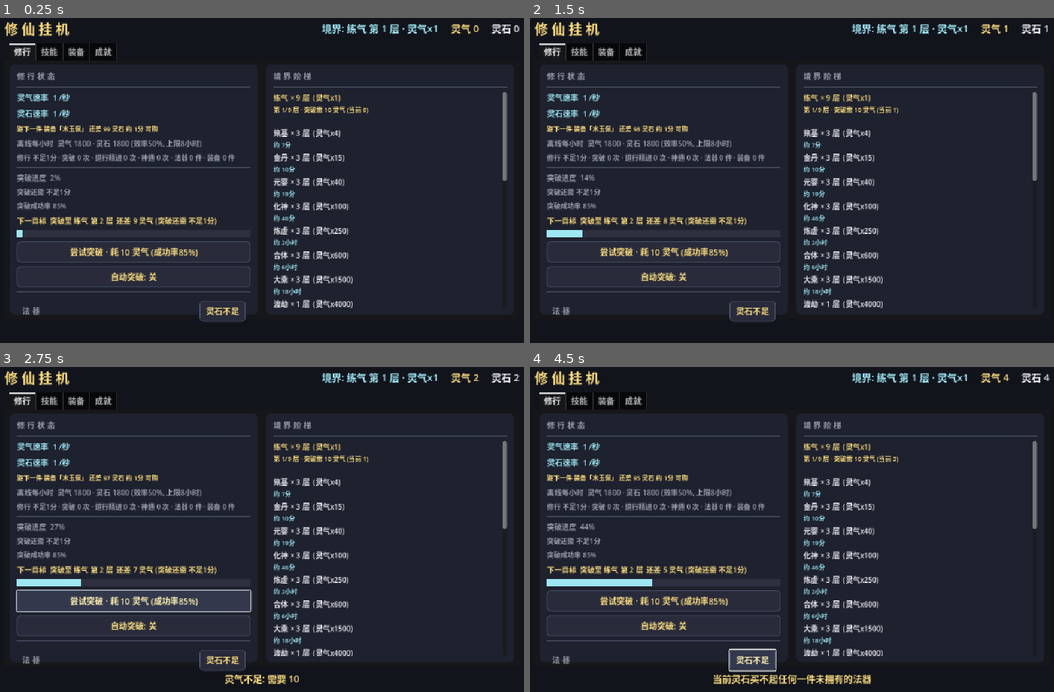
Above: before the commit, frames 1-4 (two rows, left to right).
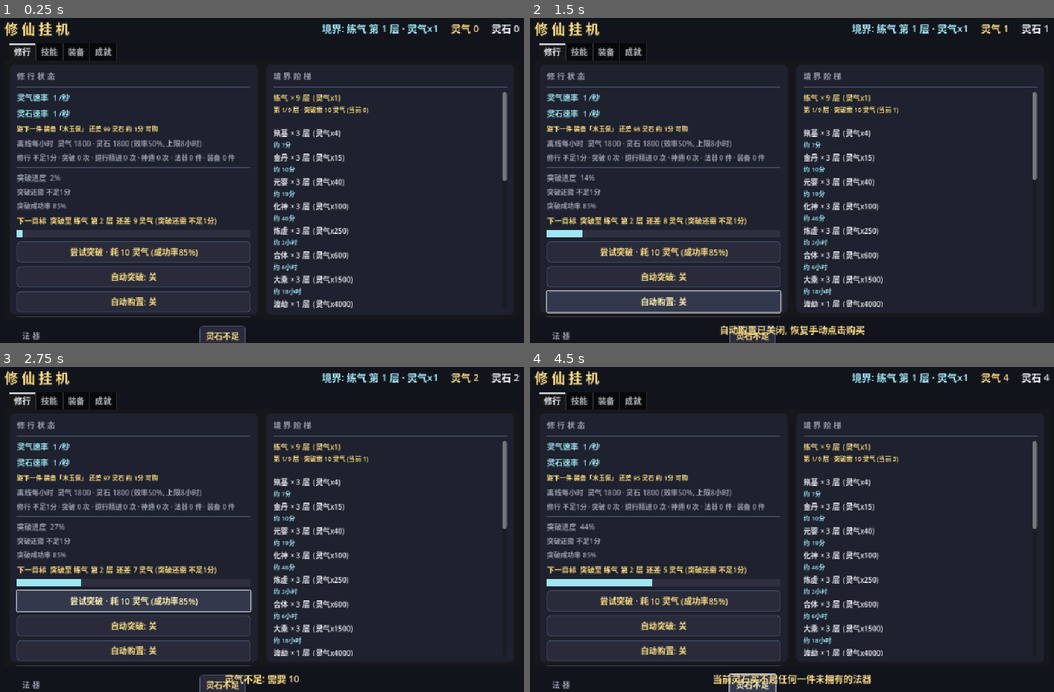
Above: after the commit, the same moments.

Repository: playerss/xiuxian-idle-godot
Game: Godot game, scene res://scenes/main.tscn
Same seed, same stepped clock (60 frames per second), same inputs: the game is played once before the commit and once after it.
Inputs (mouse positions are in pixels of both pictures, inside the frame that each line leads up to):
- Up to frame 1 (0.25 s): no input
- Up to frame 2 (1.5 s): click (661, 300) at 0.5 s, where only the run after the commit has a clickable "自动购置: 关"; click (661, 300) at 1.25 s, where only the run after the commit has a clickable "自动购置: 开"
- Up to frame 3 (2.75 s): click "尝试突破 · 耗 10 灵气 (成功率85%)" at 2 s
- Up to frame 4 (4.5 s): click "自动突破: 关" at 2.75 s; click "自动突破: 开" at 3.5 s; click "灵石不足" at 4.25 s

The runs differ from the first frame. In frame 1, 1.2% of the frame differs, in the area x 3-48%, y 84-100%; in frame 2, 4.1%, in the area x 3-97%, y 49-100%; in frame 3, 1.2%; in frame 4, 1.3%.

Commit message:
feat(打磨-68): 自动购置 — 挂机时灵石攒够仍要手动逐个点法器/装备购买, 与打磨-67自动突破口径不齐; 修行页自动突破下加"自动购置:关"开关按钮 (toggle_mode): 开启后 GameData._process 每帧自动购入未拥有法器/装备+自动最佳换装 (复用一键购置buy_items_affordable/一键购买buy_affordable/一键最佳equip_best 同口径: 价格升序连买买得起的, 槽位空自动穿戴, 各部位换上主属性最优拥有件); 性能门 最便宜未拥有件(跨法器+装备, stone_next_target口径)买不起时跳过购买连买(避免每帧140件排序), 仍执行一键最佳; 每帧至多一轮, 灵石花到买不起为止(购买后最便宜件恒买不起, 无热循环), 全拥有+已最佳 0变更幂等; 反馈 变更事件(_auto_buy_seq+1)驱动底部消息提示件数/花费/换装(无屏幕浮动防挂机刷屏), 复用item_buy/equip_buy统计埋点; 开关存档持久化(auto_buy字段, 旧档缺默认关), 离线期间不触发. GameData.auto_buy状态+_try_auto_buy自门控+auto_buy_last_text()只读接口(有新购"自动购置 法器N件+装备M件, 花费X灵石"/仅换装"自动最佳换装N件"/seq<=0空串), main.gd _on_auto_buy切换+底部消息确认, _refresh状态变化才刷按钮态+_auto_buy_msg_seq变更事件去重驱动底部消息; selftest +24项=813项(默认关/关不购买/开+灵石够价格升序连买法器+装备贪心恒等/槽位空自动穿戴/埋点/灵石扣减/幂等0变更/仅换装槽位换最佳/文案换装口径/_process集成开关关+开触发/存档往返/旧档缺字段默认关; 冻结_process防挂机累积), ui_test +20项=1449项(按钮存在/toggle/tooltip/初始关态/点击开按钮态+底部消息/再点关/_refresh同步/灵石不足不购买/灵石够触发变更事件+_refresh出底部消息/幂等0变更不再刷/开关切换无资源事件统计副作用); stress 613+主场景冒烟0报错回归全过; PROJECT_PLAN勾选打磨-68, README补813/1449项+自动购置玩法说明, 4张Steam商店截图Xvfb重跑更新当前版UI(01修行页新增自动购置开关按钮)

Diff:
--- a/scripts/game_data.gd
+++ b/scripts/game_data.gd
@@ -91,6 +91,12 @@
 var last_break_result := 0  # 上次突破: 0=未触发 1=成功 2=失败 3=飞升
 var break_seq := 0          # 突破事件序号 (每次成功/失败/飞升 +1, UI 据此触发闪烁)
 var auto_break := false     # 打磨-67: 自动突破 (开=资源攒够自动尝试 突破/道行精进, 存档持久化)
+var auto_buy := false       # 打磨-68: 自动购置 (开=灵石攒够自动购买 法器/装备 + 自动最佳穿戴, 存档持久化)
+var _auto_buy_seq := 0      # 打磨-68: 自动购置 变更事件计数 (每轮 实际变更 +1, 不持久化, UI 据此刷底部消息)
+var _auto_buy_last_items := 0   # 打磨-68: 上轮 新购 法器 件数 (内存态, 供 auto_buy_last_text)
+var _auto_buy_last_equip := 0   # 打磨-68: 上轮 新购 装备 件数 (内存态, 供 auto_buy_last_text)
+var _auto_buy_last_cost := 0.0  # 打磨-68: 上轮 花费 灵石 (内存态, 供 auto_buy_last_text)
+var _auto_buy_last_swap := 0    # 打磨-68: 上轮 最佳换装 槽位数 (内存态, 供 auto_buy_last_text)
 var stats: Dictionary = {}  # 打磨-14: 修行统计 (累计时长/突破/道行/神通/法器/装备, 读档时 _load_stats 兜底)
 
 var _active_cd := {}        # 技能 id -> 剩余冷却秒
@@ -114,6 +120,9 @@
 	# 打磨-67: 自动突破 (开启时 资源攒够 自动尝试; _try_auto_break 自门控于 auto_break,
 	# 每帧至多一次, 突破后资源已低于 下一档 阈值, 无热循环)
 	_try_auto_break()
+	# 打磨-68: 自动购置 (开启时 灵石攒够 自动购入 法器/装备 并 最佳换装; _try_auto_buy 自门控于
+	# auto_buy, 灵石攒够才触发, 每帧至多一轮; 无浮动/闪烁 反馈 防 挂机刷屏)
+	_try_auto_buy()
 	_stat_inc("play_sec", delta)  # 打磨-14: 累计在线时长
 	_tick_active_cd(delta)  # 神通冷却
 	# 成就检测 (节流 1 秒, 幂等; 灵石达标记类成就在挂机中也能触发)
@@ -945,6 +954,56 @@
 		if essence >= breakthrough_cost():
 			try_breakthrough(roll)
 
+# 打磨-68: 自动购置 (挂机时 灵石 攒够 自动 购入 未拥有 法器/装备 + 自动 最佳换装,
+# 与 一键购置/一键购买/一键最佳 同口径; GameData._process 每帧驱动, 自门控于 auto_buy,
+# 关闭时直接返回 故可直接调用测试; 每帧 至多一轮: 先 法器 一键口径 (价格升序连买买得起的),
+# 再 装备 一键口径 (价格升序连买买得起的, 槽位空自动穿戴), 最后 一键最佳 (各部位换上
+# 拥有件中的 主属性最优, 补 首穿非最优 缺口); 本轮 有任何 变更 则 _auto_buy_seq+1
+# (UI 可 据 变化刷 底部提示, 无屏幕浮动 防 挂机刷屏); 灵石 花到 买不起 为止,
+# 购买后 最便宜未拥有件 恒 买不起, 无热循环; 全拥有+已最佳 时 0 变更 幂等)
+func _try_auto_buy() -> void:
+	if not auto_buy:
+		return
+	var items_before: int = owned.size()
+	var equip_before: int = owned_eq.size()
+	var stones_before: float = stones
+	var eq_slots_before: Dictionary = equipped.duplicate(true)
+	# 性能门: 最便宜 未拥有 件 (跨 法器+装备) 买不起时 跳过 购买 连买 (避免 每帧 140 件排序),
+	# 但仍 执行 一键最佳 (换装 无 灵石 门槛)
+	var target68: Dictionary = stone_next_target()
+	var can_buy68: bool = not target68.is_empty() and float(target68.get("shortfall", INF)) <= 0.0
+	if can_buy68:
+		buy_items_affordable()
+		buy_affordable()
+	var r_best: Dictionary = equip_best()
+	var n_items: int = owned.size() - items_before
+	var n_equip: int = owned_eq.size() - equip_before
+	var n_swap: int = int(r_best.get("count", 0))
+	var changed: bool = (n_items > 0 or n_equip > 0 or equipped != eq_slots_before)
+	if not changed:
+		return
+	_auto_buy_seq += 1
+	_auto_buy_last_items = n_items
+	_auto_buy_last_equip = n_equip
+	_auto_buy_last_cost = stones_before - stones
+	_auto_buy_last_swap = n_swap
+
+# 打磨-68: 自动购置 上一轮 变更 文案 (只读; seq<=0 [从未触发/读档重置] 返回 "")
+# 口径: 有新购 "自动购置 法器 N 件 + 装备 M 件, 花费 X 灵石"; 仅换装 "自动最佳换装 N 件"
+func auto_buy_last_text() -> String:
+	if _auto_buy_seq <= 0:
+		return ""
+	var parts: Array = []
+	if _auto_buy_last_items > 0:
+		parts.append("法器 %d 件" % _auto_buy_last_items)
+	if _auto_buy_last_equip > 0:
+		parts.append("装备 %d 件" % _auto_buy_last_equip)
+	if not parts.is_empty():
+		return "自动购置 %s, 花费 %s 灵石" % [" + ".join(parts), fmt(_auto_buy_last_cost)]
+	if _auto_buy_last_swap > 0:
+		return "自动最佳换装 %d 件" % _auto_buy_last_swap
+	return ""
+
 # roll: 传入 [0,1) 可确定性注入 (自测用), 默认 randf()
 func try_breakthrough(roll: float = -1.0) -> String:
 	last_break_result = 0
@@ -1233,6 +1292,7 @@
 		"dao_level": dao_level,
 		"stats": stats,
 		"auto_break": auto_break,  # 打磨-67: 自动突破开关 (旧档缺字段默认关)
+		"auto_buy": auto_buy,      # 打磨-68: 自动购置开关 (旧档缺字段默认关)
 		"ts": int(Time.get_unix_time_from_system()),
 	}
 	var f := FileAccess.open(SAVE_PATH, FileAccess.WRITE)
@@ -1261,6 +1321,7 @@
 	ach_done = _str_array(parsed.get("ach_done", []))
 	_load_stats(parsed.get("stats", {}))  # 打磨-14: 修行统计 (旧档缺字段默认 0)
 	auto_break = bool(parsed.get("auto_break", false))  # 打磨-67: 自动突破开关 (旧档缺字段默认关)
+	auto_buy = bool(parsed.get("auto_buy", false))      # 打磨-68: 自动购置开关 (旧档缺字段默认关)
 	equipped = {}
 	var eq: Dictionary = parsed.get("equipped", {})
 	if typeof(eq) == TYPE_DICTIONARY:
--- a/scripts/main.gd
+++ b/scripts/main.gd
@@ -38,6 +38,9 @@
 var _break_btn: Button
 var _auto_break_btn: Button     # 打磨-67: 自动突破开关 (toggle, 存档持久化)
 var _auto_break_on := false     # 打磨-67: 上帧开关状态缓存 (变化才刷按钮态)
+var _auto_buy_btn: Button       # 打磨-68: 自动购置开关 (toggle, 存档持久化)
+var _auto_buy_on := false       # 打磨-68: 上帧开关状态缓存 (变化才刷按钮态)
+var _auto_buy_msg_seq := 0      # 打磨-68: 已提示过的 自动购置 变更事件序号 (避免重复提示; 启动=0 与 GameData 同态)
 var _shop_box: VBoxContainer
 var _shop_rows: Dictionary = {}
 var _items_buy_btn: Button          # 打磨-29: 法器 一键购买 (修行页法器区)
@@ -344,6 +347,12 @@
 	_auto_break_btn.pressed.connect(_on_auto_break)
 	_auto_break_btn.tooltip_text = "资源攒够 突破/道行精进 消耗时 自动尝试, 无需手动点按钮 (挂机时生效; 离线期间不触发, 离线只结算收益, 重新进入游戏后生效)。\n成功弹绿色浮动 / 飞升弹金色浮动 / 失败弹红色浮动 (与手动按钮同口径, 浮动文案追加 自动 标注), 每帧至多尝试一次, 失败不重烧 (资源攒够才再试)。\n开关 存档 持久化, 默认 关 (手动玩家不受影响); 道祖封顶 恒不触发。"
 	left.add_child(_auto_break_btn)
+	# 打磨-68: 自动购置开关 (灵石攒够 自动购买 法器/装备 + 自动最佳换装; 状态变化才刷按钮态)
+	_auto_buy_btn = _make_button("自动购置: 关")
+	_auto_buy_btn.toggle_mode = true
+	_auto_buy_btn.pressed.connect(_on_auto_buy)
+	_auto_buy_btn.tooltip_text = "灵石攒够 自动购买 未拥有 法器/装备 (与 一键购置/一键购买 同口径: 价格升序连买 买得起 的, 槽位空时自动穿戴), 并自动 换上 各部位 最佳 拥有件 (一键最佳 口径)。\n每帧至多一轮, 灵石花到买不起为止 (购买后最便宜件恒买不起, 无热循环); 购入时底部消息提示 件数与花费 (无屏幕浮动, 避免挂机刷屏)。\n开关 存档 持久化, 默认 关 (手动玩家不受影响); 离线期间不触发 (离线只结算收益, 重新进入游戏后生效)。"
+	left.add_child(_auto_buy_btn)
 	left.add_child(_sep())
 	# 法器标题 + 打磨-29: 一键购买 (价格升序连买买得起的法器)
 	# 打磨-44: 法器区 包进透明 Panel, 收集进度"法器"点击直达时金边高亮 1.2s
@@ -1181,6 +1190,17 @@
 		_auto_break_on = g.auto_break
 		_auto_break_btn.set_pressed_no_signal(g.auto_break)
 		_auto_break_btn.text = ("自动突破: 开" if g.auto_break else "自动突破: 关")
+	# 打磨-68: 自动购置开关 按钮态 (开关状态 变化才刷; 读档恢复/外部改 同步)
+	if g.auto_buy != _auto_buy_on:
+		_auto_buy_on = g.auto_buy
+		_auto_buy_btn.set_pressed_no_signal(g.auto_buy)
+		_auto_buy_btn.text = ("自动购置: 开" if g.auto_buy else "自动购置: 关")
+	# 打磨-68: 自动购置 变更事件 → 底部消息 (变更事件序号 变化 且 有文案 才提示一次, 无屏幕浮动)
+	if g._auto_buy_seq != _auto_buy_msg_seq:
+		_auto_buy_msg_seq = g._auto_buy_seq
+		var ab_t: String = g.auto_buy_last_text()
+		if ab_t != "":
+			_show_msg(ab_t)
 	# 打磨-32: 突破按钮"可突破"金边高亮 (资源攒够时引导点击, 状态变化才刷样式; 闪烁动画期间不干预)
 	var ready_now: bool = g.breakthrough_ready()
 	if ready_now != _break_ready:
@@ -1890,6 +1910,16 @@
 	_show_msg("自动突破已开启, 资源攒够将自动突破 (可存档, 离线期间不触发)" if GameData.auto_break else "自动突破已关闭, 恢复手动点击突破")
 
 
+# 打磨-68: 自动购置开关 — 点击切 开/关 (存档持久化, 由 GameData._process 驱动 自动 购入 法器/装备);
+# 底部消息确认口径 (开关动作 本身 无 购买/统计 副作用, 实际 购入 由 _try_auto_buy 走 真实 埋点 路径)
+func _on_auto_buy() -> void:
+	GameData.auto_buy = not GameData.auto_buy
+	_auto_buy_on = GameData.auto_buy
+	_auto_buy_btn.set_pressed_no_signal(GameData.auto_buy)
+	_auto_buy_btn.text = ("自动购置: 开" if GameData.auto_buy else "自动购置: 关")
+	_show_msg("自动购置已开启, 灵石攒够将自动购买法器/装备 (可存档, 离线期间不触发)" if GameData.auto_buy else "自动购置已关闭, 恢复手动点击购买")
+
+
 func _on_buy(item_id: String) -> void:
 	_show_msg(GameData.try_buy_item(item_id))
 
--- a/scripts/selftest.gd
+++ b/scripts/selftest.gd
@@ -2577,6 +2577,130 @@
 	g.auto_break = true
 	g.load_game()
 	check(g.auto_break == false, "打磨-67 旧档缺 auto_break 默认 false")
+	# ---------- 打磨-68: 自动购置 (_try_auto_buy, 自门控于 auto_buy, 灵石攒够 自动 购入 法器/装备 + 最佳换装) ----------
+	# 受控态: 清空 拥有/穿戴/已学 (基准: 无 功法/装备 加成), 冻结 _process 已生效
+	g.learned.clear()
+	g.owned.clear()
+	g.owned_eq.clear()
+	g.equipped.clear()
+	g.stones = 0.0
+	check(g.auto_buy == false, "打磨-68 默认 auto_buy=false")
+	# 开关关: _try_auto_buy 自门控 直接返回 (灵石攒够 也不购买)
+	g.auto_buy = false
+	var seq68: int = g._auto_buy_seq
+	var stats68: Dictionary = g.stats.duplicate(true)
+	g.stones = 1000.0
+	g._try_auto_buy()
+	check(g.stones == 1000.0 and g.owned.is_empty() and g.owned_eq.is_empty(),
+		"打磨-68 关 不购买 (stones=%s)" % g.fmt(g.stones))
+	check(g._auto_buy_seq == seq68 and g.stats == stats68, "打磨-68 关 不增 事件/统计")
+	# 开关开 + 灵石够: 价格升序连买 法器+装备 (槽位空自动穿戴) + 最佳换装
+	# 期望 按 贪心 口径 动态计算 (与 buy_items_affordable/buy_affordable 的 价格升序 口径 恒等):
+	# 先 法器 ITEMS 价格升序 贪心, 剩余预算 装备 equip_ids 价格升序 贪心
+	var S68: float = 1365.0
+	var exp_items := 0
+	var budget68: float = S68
+	var items68: Array = g.ITEMS.duplicate()
+	items68.sort_custom(func(a, b): return float(a["cost"]) < float(b["cost"]))
+	for it in items68:
+		if budget68 >= float(it["cost"]):
+			budget68 -= float(it["cost"])
+			exp_items += 1
+	var exp_equip := 0
+	var eids68: Array = g.equip_ids.duplicate()
+	eids68.sort_custom(func(a, b):
+		var ca: float = float(g.equip_by_id[a].get("cost", INF))
+		var cb: float = float(g.equip_by_id[b].get("cost", INF))
+		if ca != cb:
+			return ca < cb
+		return str(a) < str(b))
+	for eid68 in eids68:
+		var ce68: float = float(g.equip_by_id[eid68].get("cost", INF))
+		if budget68 >= ce68:
+			budget68 -= ce68
+			exp_equip += 1
+	g.auto_buy = true
+	g.stones = S68
+	g._try_auto_buy()
+	check(g.owned.size() == exp_items, "打磨-68 开+灵石1365 购入法器 %d 件 (实际 %d)" % [exp_items, g.owned.size()])
+	check(g.owned_eq.size() == exp_equip, "打磨-68 开+灵石1365 购入装备 %d 件 (实际 %d)" % [exp_equip, g.owned_eq.size()])
+	check(g.stones >= 0.0 and (S68 - g.stones) > 0.0, "打磨-68 灵石 有 扣减 (剩余 %s)" % g.fmt(g.stones))
+	check(g._auto_buy_seq == seq68 + 1, "打磨-68 一轮变更 _auto_buy_seq+1")
+	check(float(g.stats.get("item_buy", 0.0)) == float(stats68.get("item_buy", 0.0)) + float(exp_items), "打磨-68 item_buy+%d 埋点" % exp_items)
+	check(float(g.stats.get("equip_buy", 0.0)) == float(stats68.get("equip_buy", 0.0)) + float(exp_equip), "打磨-68 equip_buy+%d 埋点" % exp_equip)
+	# 槽位 自动 穿戴: 已购 装备 覆盖的 部位 全部 穿满
+	var slot_cov68: Dictionary = {}
+	for eid69 in g.owned_eq:
+		slot_cov68[str(g.equip_by_id[eid69].get("slot", ""))] = true
+	check(g.equipped.size() == slot_cov68.size(), "打磨-68 槽位空 自动穿戴 %d 部位 (实际 %d)" % [slot_cov68.size(), g.equipped.size()])
+	# auto_buy_last_text: 件数 + 花费 (花费=前后灵石差 口径, 动态期望)
+	var spent68: float = S68 - g.stones
+	check(g.auto_buy_last_text() == "自动购置 法器 %d 件 + 装备 %d 件, 花费 %s 灵石" % [exp_items, exp_equip, g.fmt(spent68)],
+		"打磨-68 auto_buy_last_text 件数+花费 (实际 %s)" % g.auto_buy_last_text())
+	# 幂等: 已买 本轮 买不起 下一件 (最便宜未拥有 恒 买不起) + 已最佳 -> 0 变更
+	var stones68b: float = g.stones
+	var equipped68b: Dictionary = g.equipped.duplicate(true)
+	g._try_auto_buy()
+	check(g._auto_buy_seq == seq68 + 1 and absf(g.stones - stones68b) < 1e-9 and g.equipped == equipped68b,
+		"打磨-68 幂等 0变更 不增 事件 (stones=%s)" % g.fmt(g.stones))
+	# 仅 换装 变更 (无新购): 手动购 2 件灵珠 (槽位空 首件 自动穿戴, 最佳=次件), 再驱动 _try_auto_buy
+	# (灵石 0 -> 性能门 跳过 购买, equip_best 把 槽位 换到 最佳; 文案 只 报 花费 0; seq +1)
+	g.owned.clear()
+	g.owned_eq.clear()
+	g.equipped.clear()
+	g.stones = 225.0
+	g.buy_equipment("bead_0_0")
+	g.buy_equipment("bead_0_1")
+	check(absf(g.stones) < 1e-9 and g.owned_eq.size() == 2, "打磨-68 仅换装 前置 购入 2 件灵珠 (owned_eq=%d)" % g.owned_eq.size())
+	var best68: String = g.equip_best_id("bead")
+	check(best68 != "" and str(g.equipped.get("bead", "")) != best68,
+		"打磨-68 仅换装 前置 首穿 非最佳 (实际 %s, 最佳 %s)" % [str(g.equipped.get("bead", "")), best68])
+	g._auto_buy_last_items = 0
+	g._auto_buy_last_equip = 0
+	g._auto_buy_last_cost = 0.0
+	g._try_auto_buy()
+	check(str(g.equipped.get("bead", "")) == best68, "打磨-68 仅换装 槽位换 最佳件 (实际 %s)" % str(g.equipped.get("bead", "")))
+	check(g._auto_buy_seq == seq68 + 2, "打磨-68 仅换装 _auto_buy_seq+1 (实际 %d)" % g._auto_buy_seq)
+	check(g.auto_buy_last_text() == "自动最佳换装 1 件", "打磨-68 仅换装 文案=换装口径 (实际 %s)" % g.auto_buy_last_text())
+	# _process 集成: 手动驱动一帧 (已冻结, 无并发) — 开关关 -> 不自动购买
+	g.auto_buy = false
+	var before68c: int = g.owned.size() + g.owned_eq.size()
+	var seq68c: int = g._auto_buy_seq
+	g.stones = S68
+	g._process(0.016)
+	check(g.owned.size() + g.owned_eq.size() == before68c and g._auto_buy_seq == seq68c,
+		"打磨-68 _process 关 不自动购买 (owned=%d)" % (g.owned.size() + g.owned_eq.size()))
+	# _process 集成: 开关开 + 灵石 够 -> 挂机帧 自动 购入 (灵石 每帧 累积 也计入)
+	g.auto_buy = true
+	g.stones = S68
+	g._process(0.016)
+	check(g._auto_buy_seq == seq68c + 1, "打磨-68 _process 开 灵石够 自动购入 (seq+1)")
+	check(g.owned.size() + g.owned_eq.size() > before68c, "打磨-68 _process 开 拥有数 增加 (实际 %d)" % (g.owned.size() + g.owned_eq.size()))
+	# 存档往返: auto_buy 保存/读取 一致
+	g.auto_buy = false
+	g.save_game()
+	g.auto_buy = true
+	g.load_game()
+	check(g.auto_buy == false, "打磨-68 存档 auto_buy=false 往返 (实际 %s)" % str(g.auto_buy))
+	g.auto_buy = true
+	g.save_game()
+	var sd68: Dictionary = _save_json()
+	check(bool(sd68.get("auto_buy", false)) == true, "打磨-68 存档含 auto_buy=true 字段 (实际 %s)" % str(sd68.get("auto_buy")))
+	g.load_game()
+	check(g.auto_buy == true, "打磨-68 读档恢复 auto_buy=true")
+	# 旧档兼容: 缺 auto_buy 字段 默认 false
+	var wf68 := FileAccess.open(g.SAVE_PATH, FileAccess.WRITE)
+	wf68.store_string(JSON.stringify({"realm_idx": 0, "layer": 1, "essence": 5.0, "stones": 7.0}))
+	wf68.close()
+	g.auto_buy = true
+	g.load_game()
+	check(g.auto_buy == false, "打磨-68 旧档缺 auto_buy 默认 false")
+	# 收尾: 清空 拥有/穿戴 (防 后续 段/存档 污染) + 恢复 基准
+	g.owned.clear()
+	g.owned_eq.clear()
+	g.equipped.clear()
+	g.stones = 0.0
+	g.auto_buy = false
 	# 恢复干净基准态 + 解冻 _process (供 后续 段 正常 挂机)
 	g.ascended = false
 	g.dao_level = 0
--- a/scripts/ui_test.gd
+++ b/scripts/ui_test.gd
@@ -97,6 +97,7 @@
 	await _assert_break_ok_float()
 	_assert_offline_float()
 	await _assert_auto_break()
+	await _assert_auto_buy()
 	_finish()
 
 
@@ -2005,6 +2006,89 @@
 	await get_tree().process_frame
 
 
+# 打磨-68: 自动购置 — 开关按钮存在/tooltip/点击切换/开关态同步/灵石不足不触发/灵石够触发变更
+# _refresh 出底部消息 (无屏幕浮动)/幂等0变更不再刷/开关切换无资源统计副作用; 收尾恢复基准态
+func _assert_auto_buy() -> void:
+	var g := GameData
+	var btn: Button = ui._auto_buy_btn
+	check(btn != null, "打磨-68 自动购置开关按钮存在")
+	if btn == null:
+		return
+	check(btn.toggle_mode, "打磨-68 开关按钮 toggle_mode")
+	check(btn.tooltip_text.find("自动购买") >= 0 and btn.tooltip_text.find("存档") >= 0,
+		"打磨-68 tooltip 含 自动购买/存档 口径 (实际 %s)" % btn.tooltip_text)
+	check(btn.tooltip_text.find("无屏幕浮动") >= 0, "打磨-68 tooltip 含 无屏幕浮动 口径")
+	check(g.auto_buy == false and not btn.button_pressed and str(btn.text) == "自动购置: 关",
+		"打磨-68 初始 关 态 (文本/按压/存档值 一致)")
+	# 点击切换: 开 (底部消息 + 按钮态 + 存档值)
+	ui._on_auto_buy()
+	check(g.auto_buy == true, "打磨-68 点击后 auto_buy=true (实际 %s)" % str(g.auto_buy))
+	check(btn.button_pressed and str(btn.text) == "自动购置: 开", "打磨-68 点击后 按钮按压+文本 开")
+	check(str(ui._msg_label.text).find("自动购置已开启") >= 0, "打磨-68 开启 底部消息 (实际 %s)" % str(ui._msg_label.text))
+	# 点击切换: 关
+	ui._on_auto_buy()
+	check(g.auto_buy == false and not btn.button_pressed and str(btn.text) == "自动购置: 关", "打磨-68 再点 关 态")
+	check(str(ui._msg_label.text).find("自动购置已关闭") >= 0, "打磨-68 关闭 底部消息 (实际 %s)" % str(ui._msg_label.text))
+	# 外部改存档值: _refresh 同步按钮态 (读档恢复 场景)
+	g.auto_buy = true
+	ui._refresh()
+	check(btn.button_pressed and str(btn.text) == "自动购置: 开", "打磨-68 _refresh 同步 外部置 开 按钮态")
+	# 灵石不足: _try_auto_buy 不购买 (最便宜 100 灵石, 当前 50)
+	var owned0: int = g.owned.size()
+	var eq0: int = g.owned_eq.size()
+	var seq0: int = g._auto_buy_seq
+	var stats0: Dictionary = g.stats.duplicate(true)
+	g.stones = 50.0
+	g._try_auto_buy()
+	check(g.owned.size() == owned0 and g.owned_eq.size() == eq0 and g._auto_buy_seq == seq0,
+		"打磨-68 灵石不足 不购买 (owned=%d eq=%d seq=%d)" % [g.owned.size(), g.owned_eq.size(), g._auto_buy_seq])
+	check(g.stats == stats0, "打磨-68 灵石不足 无 统计 副作用")
+	# 灵石够: 手动驱动 _try_auto_buy 触发 变更 (最便宜法器 木剑 100 + 装备 tier0), _refresh 出 底部消息
+	g.stones = 700.0
+	var msg_before: String = str(ui._msg_label.text)
+	g._try_auto_buy()
+	check(g._auto_buy_seq == seq0 + 1, "打磨-68 灵石够 触发 变更 事件 seq+1 (实际 %d)" % g._auto_buy_seq)
+	check(g.owned.size() > owned0 or g.owned_eq.size() > eq0, "打磨-68 灵石够 有 购入 (owned=%d eq=%d)" % [g.owned.size(), g.owned_eq.size()])
+	check(str(g.auto_buy_last_text()).find("自动购置") >= 0, "打磨-68 auto_buy_last_text 含 自动购置 (实际 %s)" % g.auto_buy_last_text())
+	ui._refresh()
+	check(str(ui._msg_label.text).find("自动购置") >= 0 and str(ui._msg_label.text) != msg_before,
+		"打磨-68 _refresh 变更 后 底部消息 含 自动购置 (实际 %s)" % str(ui._msg_label.text))
+	# 幂等: 再驱动一次 (买不起 下一件 + 已最佳) 0 变更, 底部消息 不再刷 (保持 上条 自动购置 文案)
+	var msg_after: String = str(ui._msg_label.text)
+	var seq1: int = g._auto_buy_seq
+	g._try_auto_buy()
+	check(g._auto_buy_seq == seq1, "打磨-68 幂等 0变更 不增 事件 (seq=%d)" % g._auto_buy_seq)
+	ui._refresh()
+	check(str(ui._msg_label.text) == msg_after, "打磨-68 幂等 后 底部消息 不变 (实际 %s)" % str(ui._msg_label.text))
+	# 开关不消耗资源/不计 购买 统计 (开关动作 本身 无 副作用; 前置 置 关 保证 双击 后 仍 关)
+	g.auto_buy = false
+	g.stones = 3.0
+	var seq_ab: int = g._auto_buy_seq
+	var stats_ab: Dictionary = g.stats.duplicate(true)
+	var owned_ab: int = g.owned.size()
+	ui._on_auto_buy()
+	ui._on_auto_buy()
+	check(g.auto_buy == false and g._auto_buy_seq == seq_ab and g.stats == stats_ab and g.owned.size() == owned_ab,
+		"打磨-68 开关切换 无 资源/事件/统计 副作用")
+	# 收尾: 恢复基准态 (防污染)
+	g.learned.clear()
+	g.owned.clear()
+	g.owned_eq.clear()
+	g.equipped.clear()
+	g.realm_idx = 0
+	g.layer = 1
+	g.ascended = false
+	g.dao_level = 0
+	g.essence = 0.0
+	g.dao = 0.0
+	g.stones = 0.0
+	g.last_break_result = 0
+	g.auto_buy = false
+	g.auto_break = false
+	ui._refresh()
+	await get_tree().process_frame
+
+
 func _finish() -> void:
 	print("")
 	if _fail.is_empty():
Binary file changed: store/shots/01_training.png
Binary file changed: store/shots/02_skills.png
Binary file changed: store/shots/03_equipment.png
Binary file changed: store/shots/04_achievements.png
Not shown, changed: PROJECT_PLAN.md
